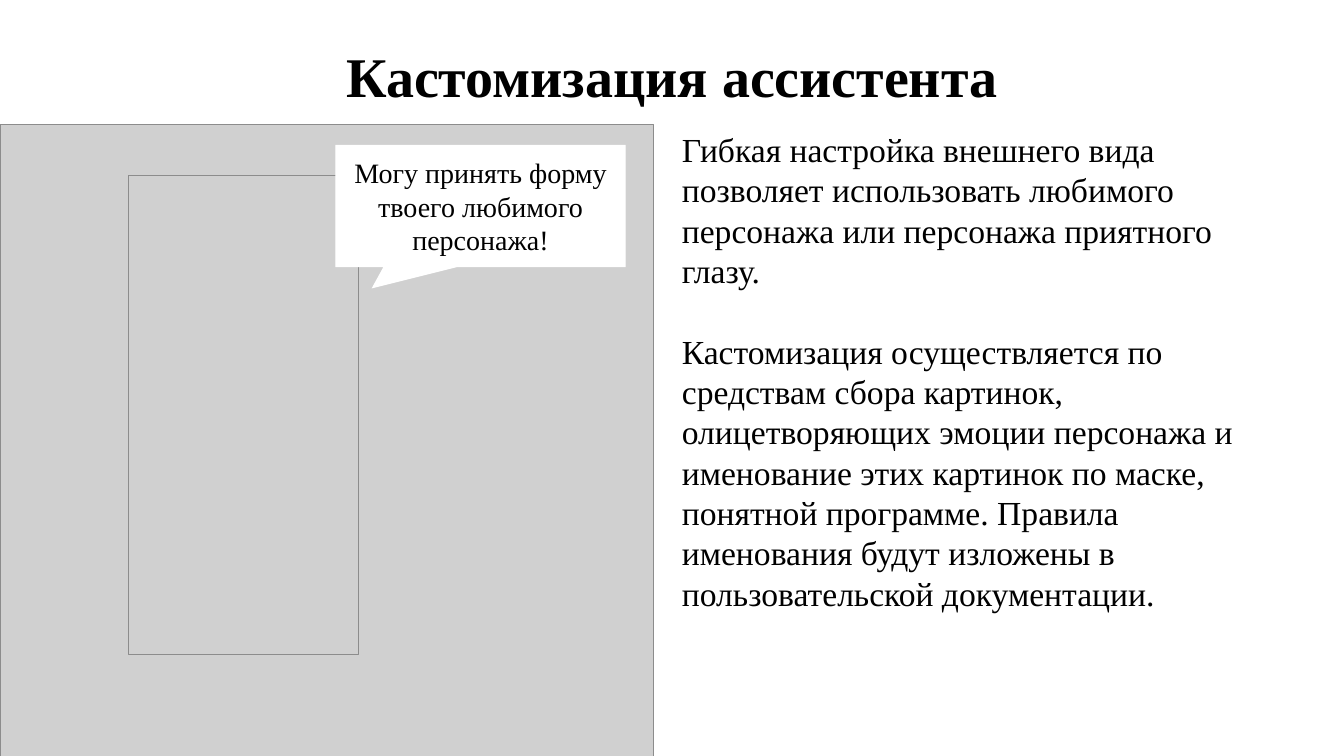
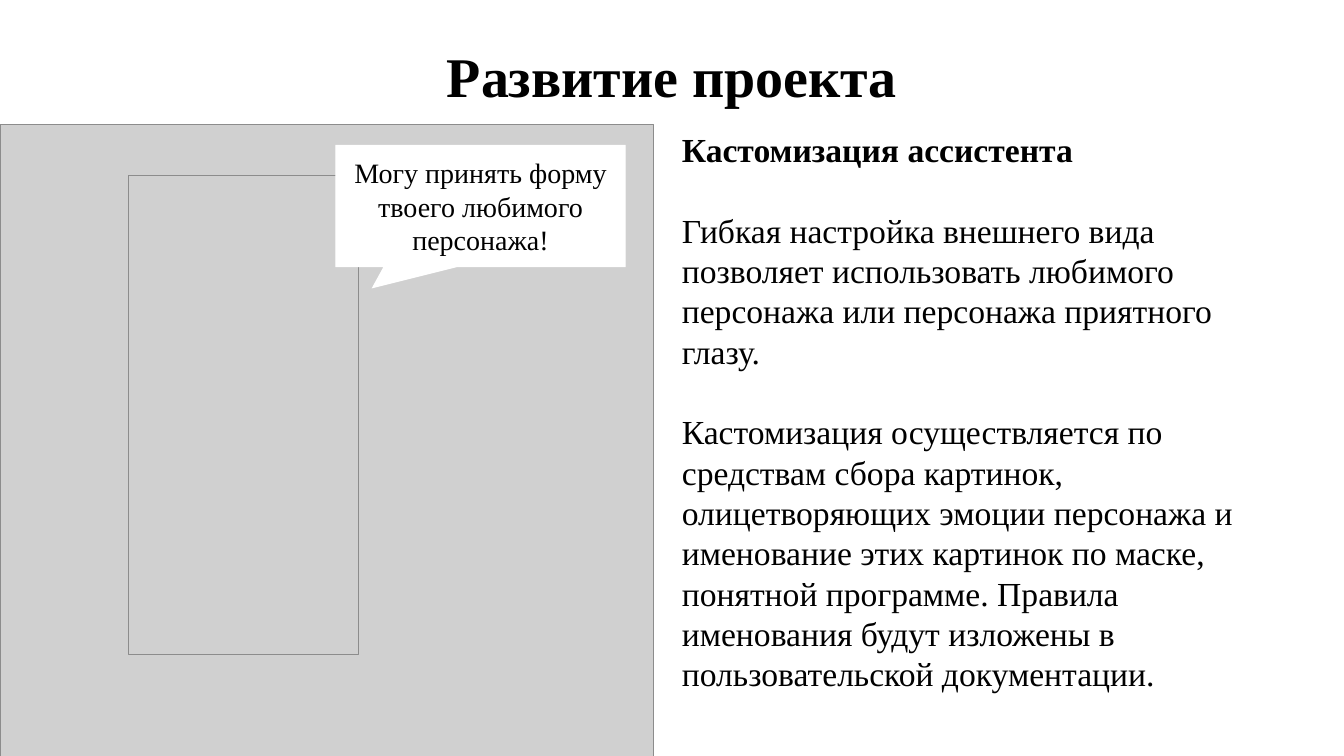
Before and after one commit to DronSyperlol/VirtualCurator, a slide deck: slide 13 of Docs/Куратор - виртуальный куратор.pptx. Drawn at 1344x756 pixels with LibreOffice and Linux fonts; fonts in the diff are those of the drawing; grey boxes stand for pictures. Boxes give left, top, right and bottom in pixels: in the first picture for what was removed or moved away, otherwise in the second. Text is boxed around its words. In the diff, an @@ line names an element or a change of style, - is before the commit and + after.

Commit message:
fix: развитие проекта

```diff
--- a/Docs/Куратор - виртуальный куратор.pptx
+++ b/Docs/Куратор - виртуальный куратор.pptx
@@ text at box(447, 60, 896, 108): text changed @@
-Кастомизация ассистента
+Развитие проекта
@@ text at box(682, 140, 1073, 168): paragraph added @@
+Кастомизация ассистента
```
Also in this commit, not shown: 4 other slides changed.
